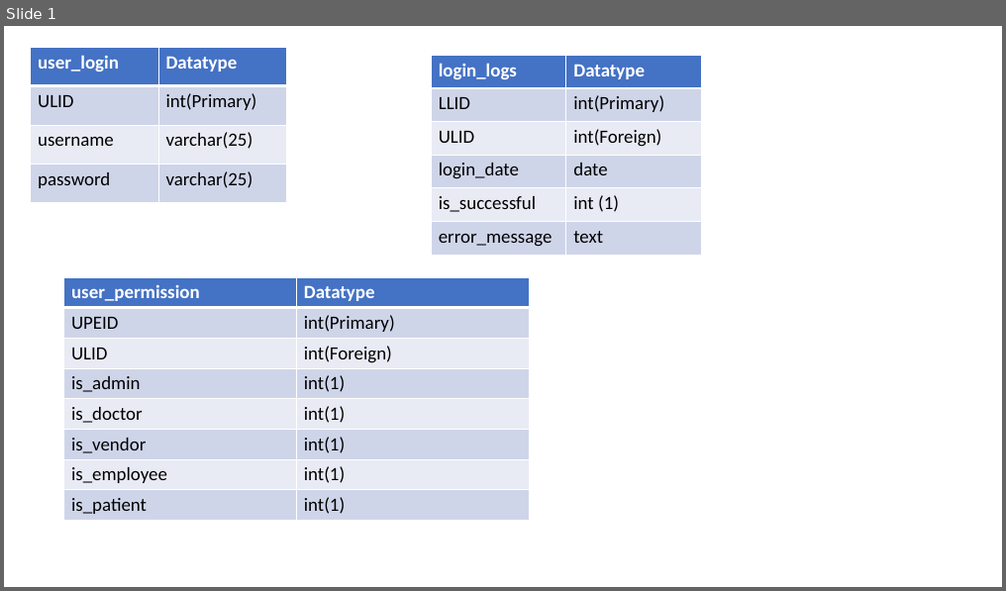
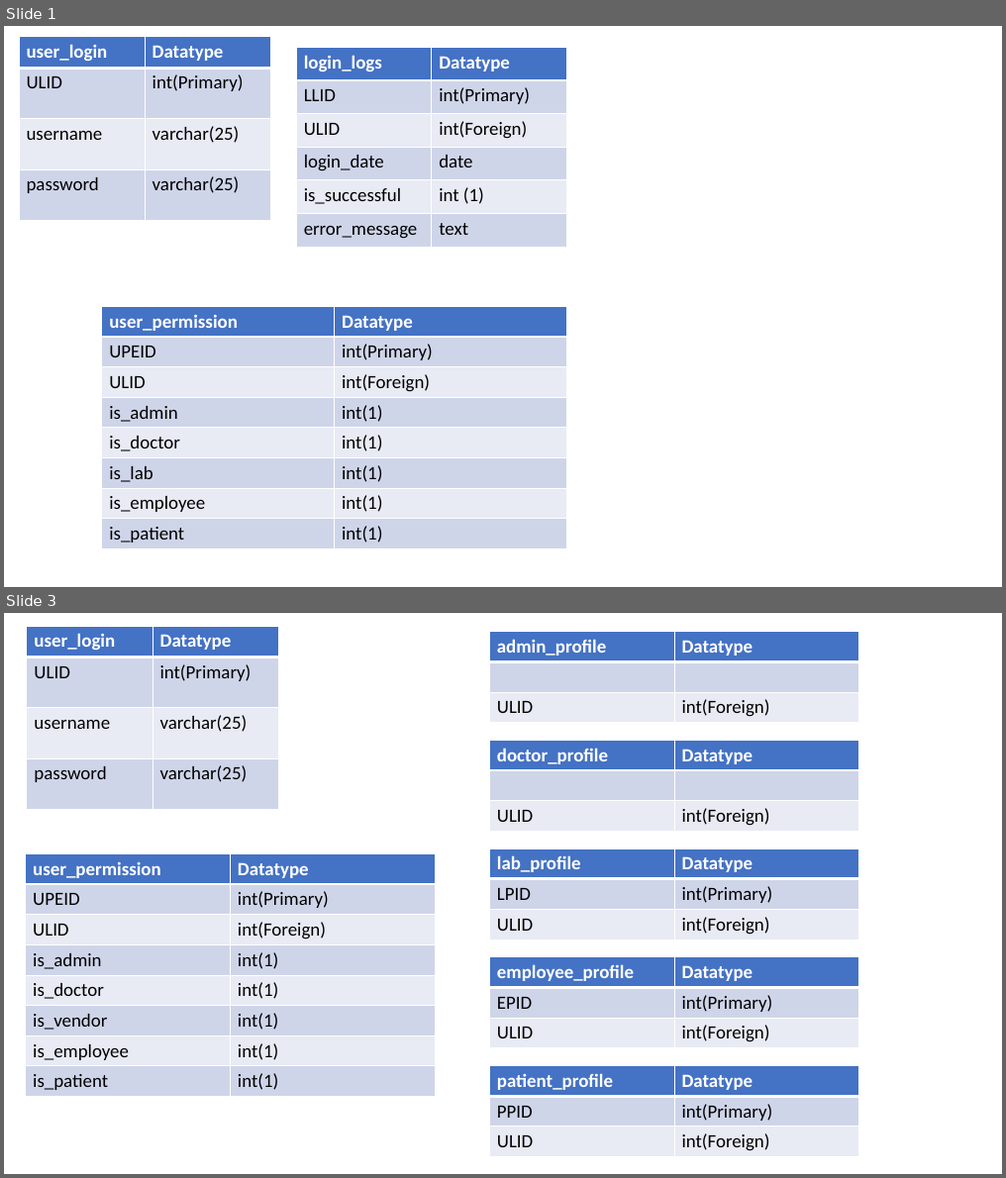
Before and after one commit to evanjam/CovidTestingSite, a slide deck: docs/tables_demo.pptx. Shown one above the other, each under a label of ours: slide 1 before the commit, slides 1 and 3 after it; the slides between them are not shown. The pictures are 1006x591 and 1006x1178 pixels, drawn with LibreOffice and Linux fonts; fonts in the diff are those of the drawing. Boxes give left, top, right and bottom in pixels: in the first picture for what was removed or moved away, otherwise in the second. Text is boxed around its words. In the diff, an @@ line names an element or a change of style, - is before the commit and + after.

```diff
--- a/docs/tables_demo.pptx
+++ b/docs/tables_demo.pptx
@@ slide 3 added at [4, 613, 1002, 1174], background #FFFFFF @@
@@ table added at [27, 626, 278, 809], 4 rows, 2 columns @@
+user_login | Datatype
+ULID | int(Primary)
+username | varchar(25)
+password | varchar(25)
@@ table added at [490, 632, 859, 722], 3 rows, 2 columns @@
+admin_profile | Datatype
+ | 
+ULID | int(Foreign)
@@ table added at [490, 741, 859, 830], 3 rows, 2 columns @@
+doctor_profile | Datatype
+ | 
+ULID | int(Foreign)
@@ table added at [490, 849, 859, 939], 3 rows, 2 columns @@
+lab_profile | Datatype
+LPID | int(Primary)
+ULID | int(Foreign)
@@ table added at [26, 854, 436, 1094], 8 rows, 2 columns @@
+user_permission | Datatype
+UPEID | int(Primary)
+ULID | int(Foreign)
+is_admin | int(1)
+is_doctor | int(1)
+is_vendor | int(1)
+is_employee | int(1)
+is_patient | int(1)
@@ table added at [490, 958, 859, 1048], 3 rows, 2 columns @@
+employee_profile | Datatype
+EPID | int(Primary)
+ULID | int(Foreign)
@@ table added at [490, 1065, 859, 1156], 3 rows, 2 columns @@
+patient_profile | Datatype
+PPID | int(Primary)
+ULID | int(Foreign)
@@ slide 1 changed as well @@
@@ table: place and size @@
-table at [30, 47, 286, 202]
+table at [19, 37, 270, 220]
@@ table: place and size @@
-table at [431, 55, 702, 255]
+table at [296, 47, 567, 247]
@@ table at [102, 307, 567, 547] @@
-row 6, column 1: is_vendor
+row 6, column 1: is_lab
@@ table: place and size @@
-table at [63, 277, 530, 518]
+table at [102, 307, 567, 547]
```
Also in this commit, not shown: 1 other slide added.
